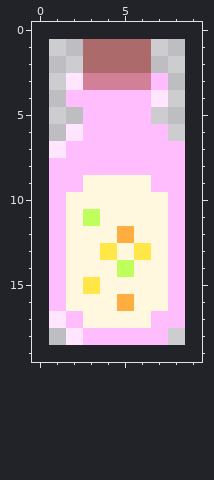
Pixel-art sprite: assets/sprites/pinkpotion.png. The picture above is the old version.
The file is 8x18 pixels. The old version is drawn lined up with the new one, on the new canvas.
New version:
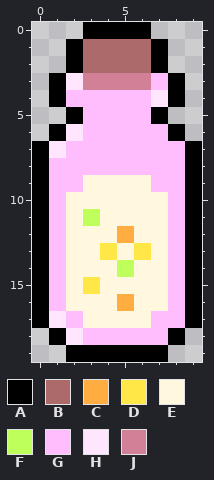
Palette (. is transparent): A #000000  B #ad6a6a  C #ffac40  D #ffe747  E #fff7de  F #beff5c  G #ffbdfd  H #ffe6fe  J #d18098
What changed:
canvas 8x18 -> 10x20, the old top-left corner now at 1,1
@@ x 0..9 @@
- 0 ..........
- 1 ...BBBB...
- 2 ...BBBB...
- 3 ..HJJJJG..
- 4 ..GGGGGH..
- 5 ...GGGG...
- 6 ..HGGGGG..
- 7 .HGGGGGGG.
- 8 .GGGGGGGG.
- 9 .GGEEEEGG.
-10 .GEEEEEEG.
-11 .GEFEEEEG.
-12 .GEEECEEG.
-13 .GEEDEDEG.
-14 .GEEEFEEG.
-15 .GEDEEEEG.
-16 .GEEECEEG.
-17 .HGEEEEGG.
-18 ..HGGGGG..
-19 ..........
+ 0 ...AAAA...
+ 1 ..ABBBBA..
+ 2 ..ABBBBA..
+ 3 .AHJJJJGA.
+ 4 .AGGGGGHA.
+ 5 ..AGGGGA..
+ 6 .AHGGGGGA.
+ 7 AHGGGGGGGA
+ 8 AGGGGGGGGA
+ 9 AGGEEEEGGA
+10 AGEEEEEEGA
+11 AGEFEEEEGA
+12 AGEEECEEGA
+13 AGEEDEDEGA
+14 AGEEEFEEGA
+15 AGEDEEEEGA
+16 AGEEECEEGA
+17 AHGEEEEGGA
+18 .AHGGGGGA.
+19 ..AAAAAA..
Where, in picture pixels (left, top, right, bottom), the same in both pictures:
added: (32, 22, 202, 362)
